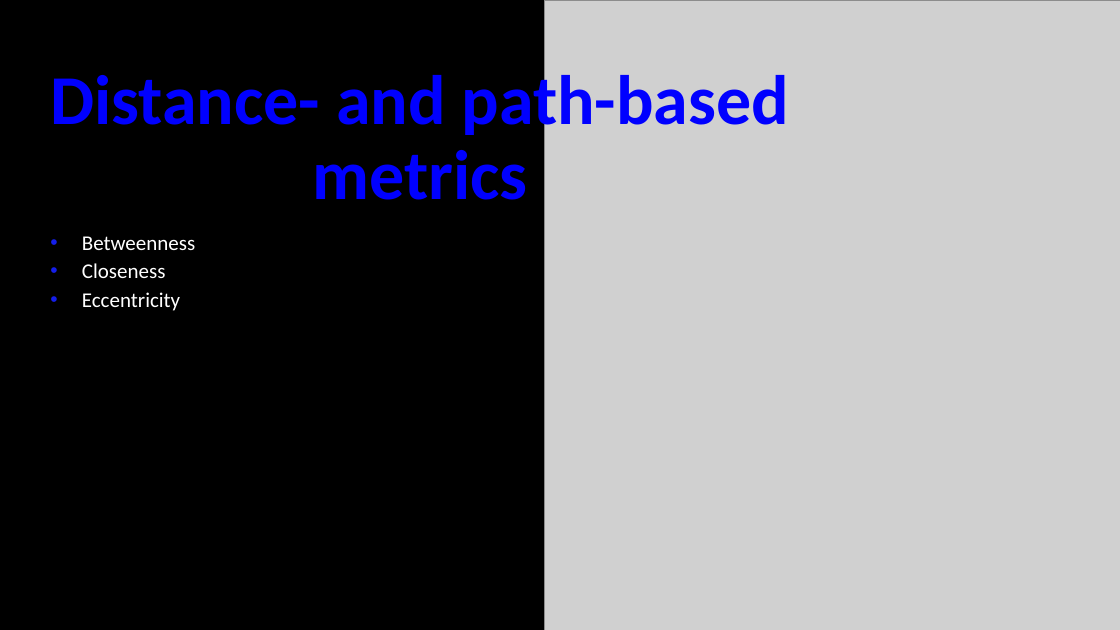
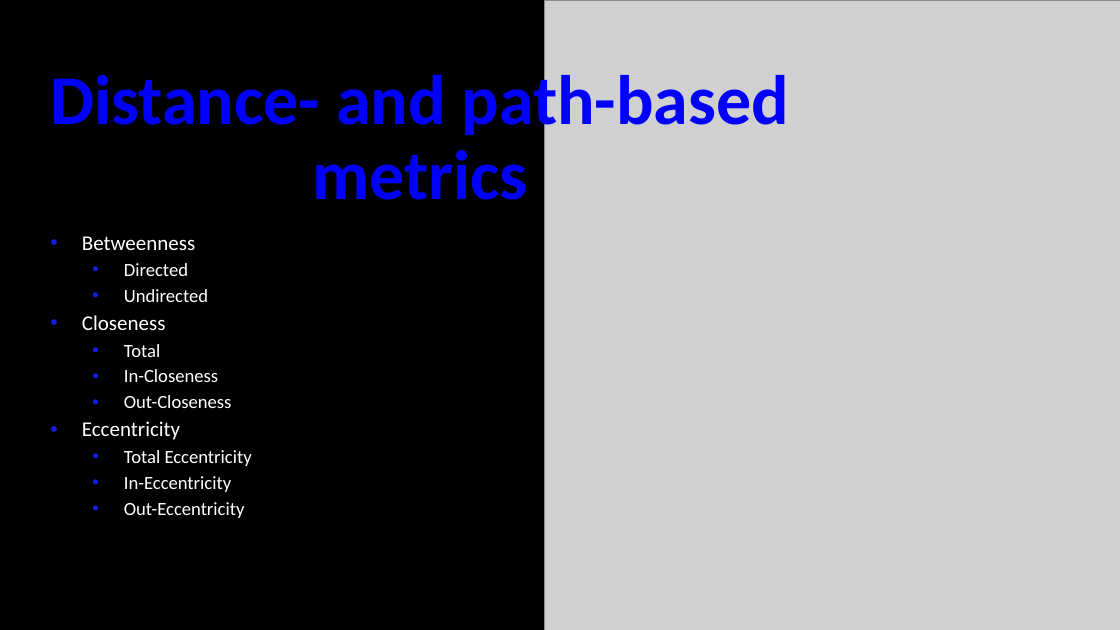
Before and after one commit to npollesch/AOPWiki, a slide deck: slide 25 of Presentations/AOPwiki_analysis.pptx. Drawn at 1120x630 pixels with LibreOffice and Linux fonts; fonts in the diff are those of the drawing; grey boxes stand for pictures. Boxes give left, top, right and bottom in pixels: in the first picture for what was removed or moved away, otherwise in the second. Text is boxed around its words. In the diff, an @@ line names an element or a change of style, - is before the commit and + after.

```diff
--- a/Presentations/AOPwiki_analysis.pptx
+++ b/Presentations/AOPwiki_analysis.pptx
@@ subtitle at [124, 263, 208, 302]: paragraphs added @@
+    • Directed
+    • Undirected
@@ subtitle at [124, 344, 232, 408]: paragraphs added @@
+    • Total
+    • In-Closeness
+    • Out-Closeness
@@ subtitle at [124, 450, 252, 518]: paragraphs added @@
+    • Total Eccentricity
+    • In-Eccentricity
+    • Out-Eccentricity
```
Also in this commit, not shown: 7 other slides changed, 6 slides added, 1 slide removed.
